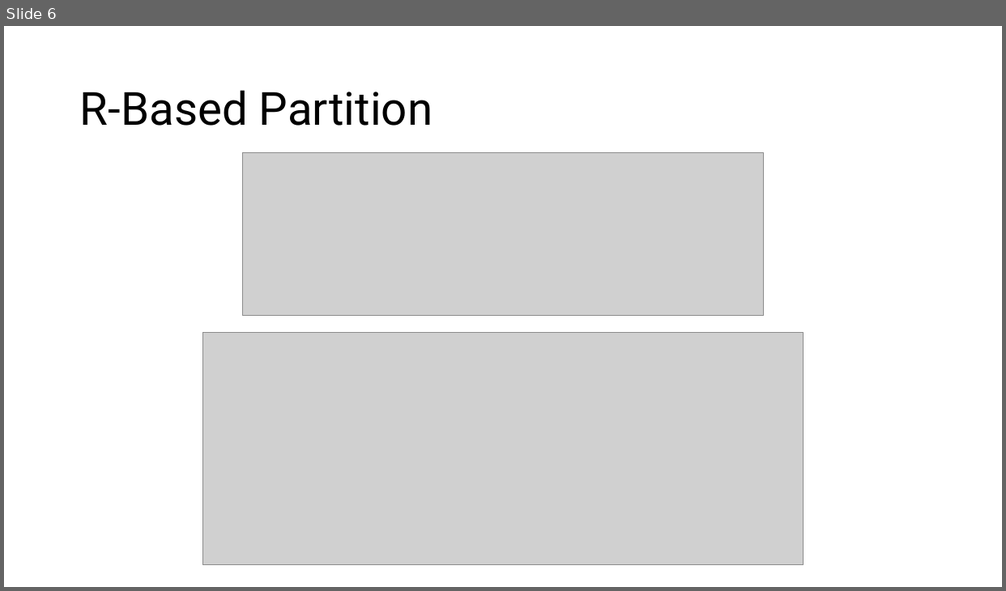
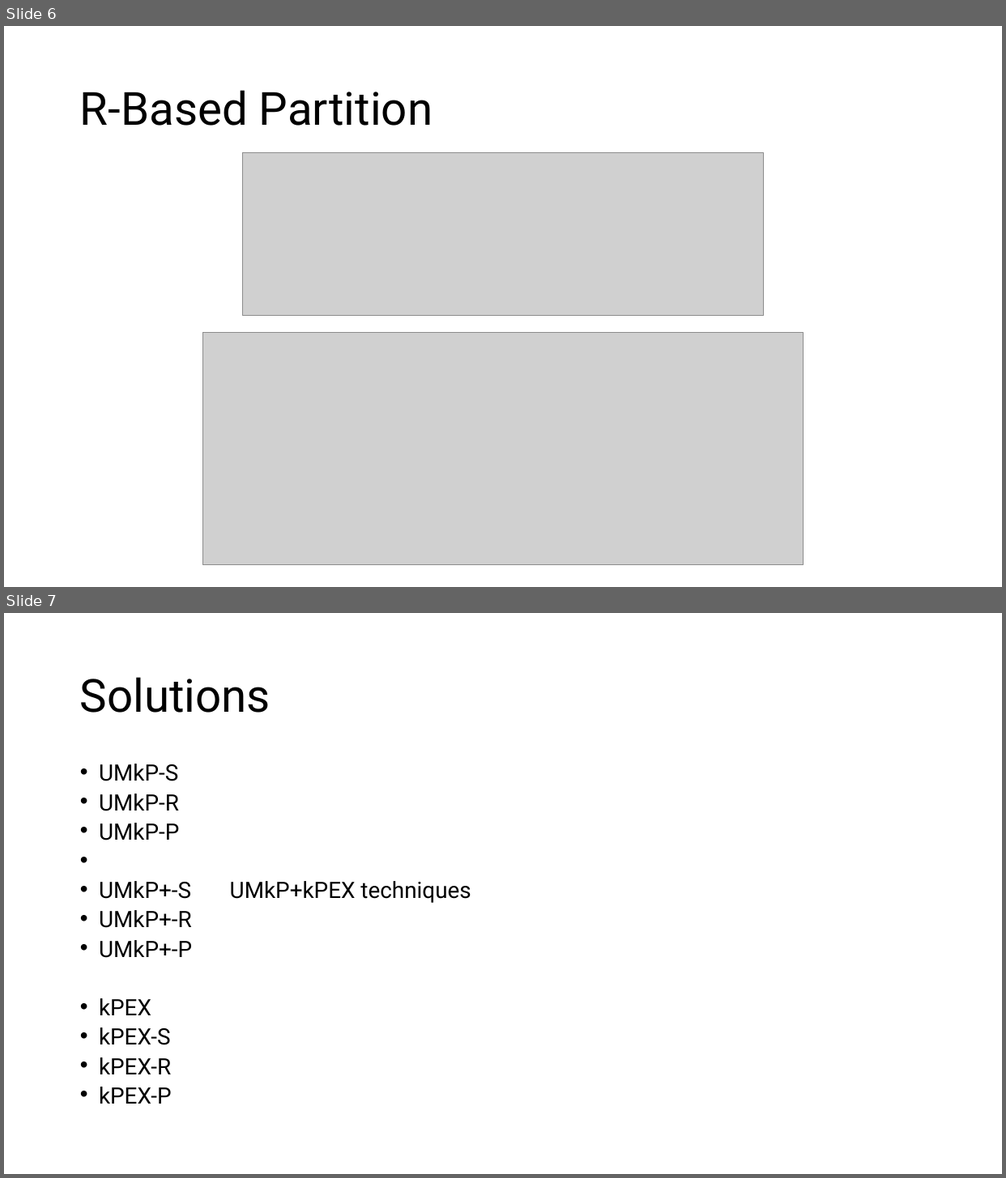
Before and after one commit to akhlaqueak/kplex-ML, a slide deck: results explorations.pptx. Shown one above the other, each under a label of ours: slide 6 before the commit, slides 6 and 7 after it. The pictures are 1006x591 and 1006x1178 pixels, drawn with LibreOffice and Linux fonts; fonts in the diff are those of the drawing; grey boxes stand for pictures. Boxes give left, top, right and bottom in pixels: in the first picture for what was removed or moved away, otherwise in the second. Text is boxed around its words. In the diff, an @@ line names an element or a change of style, - is before the commit and + after.

```diff
--- a/results explorations.pptx
+++ b/results explorations.pptx
@@ slide 7 added at box(4, 613, 1002, 1174), background #FFFFFF @@
@@ title added at box(80, 677, 270, 713), 44 pt, text #000000 @@
+Solutions
@@ text added at box(99, 764, 192, 1104), 21.7 pt, text #000000 @@
+• UMkP-S
+• UMkP-R
+• UMkP-P
+• UMkP+-S UMkP+kPEX techniques
+• UMkP+-R
+• UMkP+-P
+• kPEX
+• kPEX-S
+• kPEX-R
+• kPEX-P
```
Also in this commit, not shown: 2 other files.
